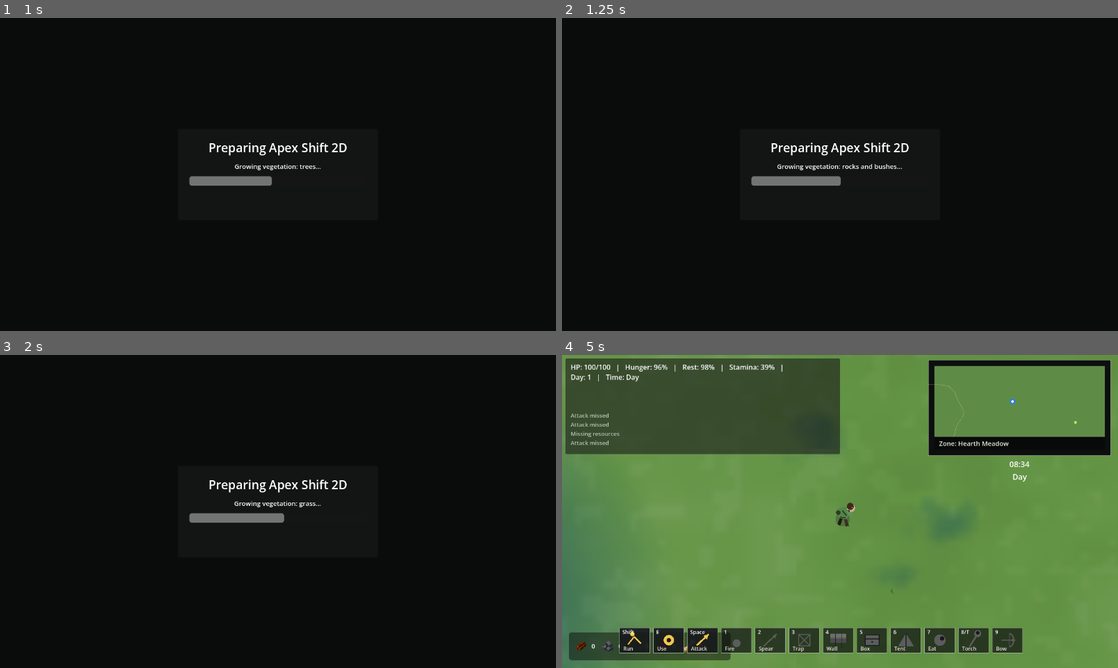
Above: before the commit, frames 1-4 (two rows, left to right).
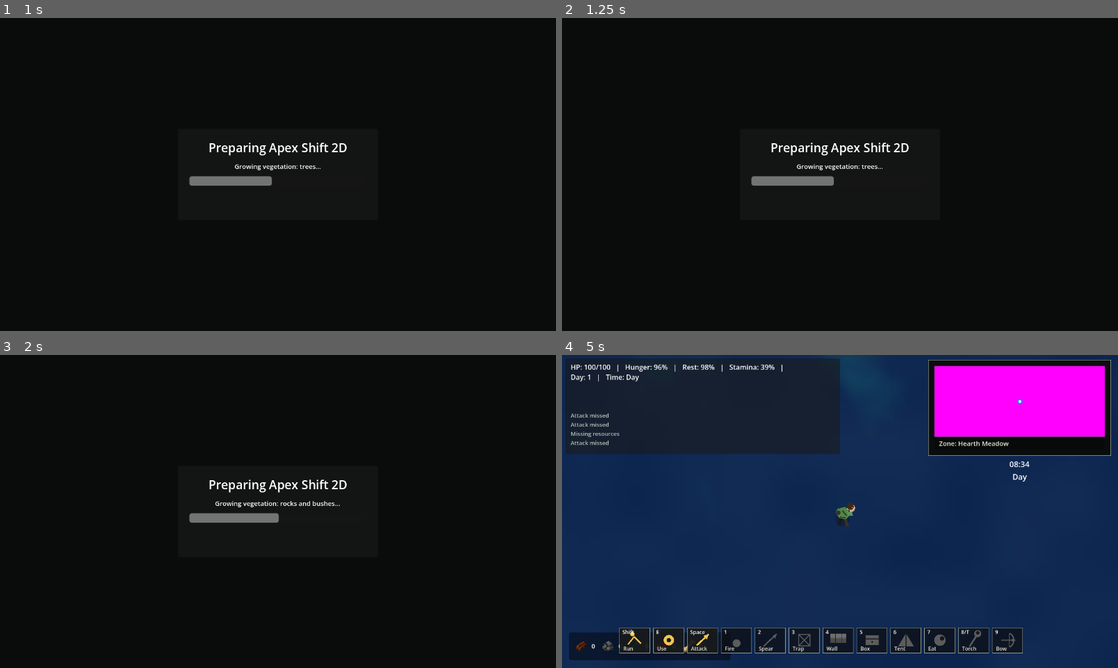
Above: after the commit, the same moments.

Repository: krisstoof/apex-shift-2d
Game: Godot game, scene res://scenes/ui/start_menu.tscn
Same seed, same stepped clock (60 frames per second), same inputs: the game is played once before the commit and once after it.
Inputs (mouse positions are in pixels of both pictures, inside the frame that each line leads up to):
- Up to frame 1 (1 s): click "New Game" at 0.5 s
- Up to frame 2 (1.25 s): no input
- Up to frame 3 (2 s): tap Enter at 1.25 s; move the mouse to (400, 495) at 1.27 s; hold D (move_right) from 1.28 s (still down); hold Shift from 1.28 s (still down); click (400, 495) at 1.42 s; tap Space at 1.52 s
- Up to frame 4 (5 s): tap Space at 2, 2.27, 3.5, 3.77, 4.52 s; move the mouse to (728, 527) at 2.02 s; release D (move_right) at 2.03 s; release Shift at 2.03 s; hold S (move_down) 2.03-2.78 s; tap E at 2.1 s; tap Enter at 2.75 s; move the mouse to (895, 442) at 2.77 s; hold D (move_right) 2.78-3.53 s; tap 1 at 2.85 s; move the mouse to (812, 574) at 3.52 s; hold W (move_up) 3.53-4.28 s; tap 2 at 3.6 s; click (812, 574) at 3.67 s; move the mouse to (1006, 558) at 4.27 s; hold A (move_left) from 4.28 s (still down); tap 3 at 4.35 s

Frame 1 is identical in both runs. In frame 2, 0.2% of the frame differs, in the area x 38-62%, y 46-54%; in frame 3, 0.2%; in frame 4, 94%, in the area x 0-100%, y 0-100%.
Error after the commit: Parse Error: Could not resolve external class member "from_layout". (res://scripts/world/world_generator.gd:87)

Commit message:
#253

Diff:
--- /dev/null
+++ b/scripts/core/world/world_generation_hash.gd
@@ -0,0 +1,93 @@
+extends RefCounted
+
+const WORLD_GENERATION_RESULT := preload("res://scripts/core/world/world_generation_result.gd")
+
+
+static func compute_from_result(result) -> String:
+	if result == null:
+		return ""
+	return compute_from_payload(_build_payload_from_result(result))
+
+
+static func compute_from_layout(layout: Dictionary) -> String:
+	return compute_from_result(WORLD_GENERATION_RESULT.from_layout(layout))
+
+
+static func compute_from_payload(payload: Dictionary) -> String:
+	var normalized: Variant = _normalize_value(payload)
+	var json := JSON.stringify(normalized)
+	return str(hash(json))
+
+
+static func _build_payload_from_result(result) -> Dictionary:
+	return {
+		"seed": result.seed,
+		"generator_version": result.generator_version,
+		"world_rect": _rect_to_payload(result.world_rect),
+		"terrain_counts": result.terrain_counts,
+		"biome_coverage": result.biome_coverage,
+		"biomes": _normalize_dict_array(result.biome_regions),
+		"landmarks": _normalize_dict_array(result.landmarks),
+		"player_spawn_position": _vector_to_payload(result.player_spawn_position),
+		"resource_spawns": _normalize_dict_array(result.resource_spawns),
+		"creature_spawns": _normalize_dict_array(result.creature_spawns)
+	}
+
+
+static func _rect_to_payload(rect: Rect2) -> Dictionary:
+	return {
+		"x": rect.position.x,
+		"y": rect.position.y,
+		"w": rect.size.x,
+		"h": rect.size.y
+	}
+
+
+static func _vector_to_payload(value: Vector2) -> Dictionary:
+	return {
+		"x": value.x,
+		"y": value.y
+	}
+
+
+static func _normalize_dict_array(value: Array) -> Array:
+	var result: Array = []
+	for item in value:
+		result.append(_normalize_value(item))
+	return result
+
+
+static func _normalize_value(value: Variant) -> Variant:
+	match typeof(value):
+		TYPE_DICTIONARY:
+			var source := Dictionary(value)
+			var normalized := {}
+			var keys := source.keys()
+			keys.sort()
+			for key in keys:
+				normalized[str(key)] = _normalize_value(source[key])
+			return normalized
+		TYPE_ARRAY:
+			var normalized_array: Array = []
+			for item in Array(value):
+				normalized_array.append(_normalize_value(item))
+			return normalized_array
+		TYPE_VECTOR2:
+			return _vector_to_payload(Vector2(value))
+		TYPE_VECTOR2I:
+			var vector_i := Vector2i(value)
+			return {"x": vector_i.x, "y": vector_i.y}
+		TYPE_RECT2:
+			return _rect_to_payload(Rect2(value))
+		TYPE_RECT2I:
+			var rect_i := Rect2i(value)
+			return {
+				"x": rect_i.position.x,
+				"y": rect_i.position.y,
+				"w": rect_i.size.x,
+				"h": rect_i.size.y
+			}
+		TYPE_FLOAT:
+			return snappedf(float(value), 0.0001)
+		_:
+			return value
--- /dev/null
+++ b/scripts/core/world/world_generation_result.gd
@@ -0,0 +1,127 @@
+extends RefCounted
+
+const WORLD_GENERATION_RESULT_SCRIPT := preload("res://scripts/core/world/world_generation_result.gd")
+const WORLD_GENERATION_SUMMARY := preload("res://scripts/core/world/world_generation_summary.gd")
+const WORLD_GENERATION_HASH := preload("res://scripts/core/world/world_generation_hash.gd")
+
+var seed: int = 0
+var generator_version: String = ""
+var world_rect: Rect2 = Rect2()
+
+var maps: Dictionary = {}
+var terrain_counts: Dictionary = {}
+var land_water_layout: Dictionary = {}
+var topography: Dictionary = {}
+
+var biome_regions: Array[Dictionary] = []
+var biome_coverage: Dictionary = {}
+
+var landmarks: Array[Dictionary] = []
+var player_spawn_position: Vector2 = Vector2.ZERO
+var resource_spawns: Array[Dictionary] = []
+var creature_spawns: Array[Dictionary] = []
+
+var debug_stats: Dictionary = {}
+var generation_hash: String = ""
+
+var landmark_points: Array[Dictionary]:
+	get:
+		return landmarks
+	set(value):
+		landmarks = _copy_dict_array(value)
+
+var resource_zones: Array[Dictionary]:
+	get:
+		return resource_spawns
+	set(value):
+		resource_spawns = _copy_dict_array(value)
+
+var creature_spawn_zones: Array[Dictionary]:
+	get:
+		return creature_spawns
+	set(value):
+		creature_spawns = _copy_dict_array(value)
+
+
+static func from_layout(layout: Dictionary) -> WorldGenerationResult:
+	var result := WORLD_GENERATION_RESULT_SCRIPT.new()
+	result.seed = int(layout.get("seed", 0))
+	result.generator_version = str(layout.get("generator_rules_version", layout.get("version", "")))
+	result.world_rect = Rect2(layout.get("world_rect", Rect2()))
+	result.maps = Dictionary(layout.get("maps", {})).duplicate(true)
+	result.biome_regions = _copy_dict_array(layout.get("biomes", []))
+	result.landmarks = _copy_dict_array(layout.get("landmarks", []))
+	result.resource_spawns = _copy_dict_array(layout.get("resource_zones", []))
+	result.creature_spawns = _copy_dict_array(layout.get("creature_spawn_zones", []))
+	result.player_spawn_position = Vector2(layout.get("player_spawn_position", layout.get("player_spawn", Vector2.ZERO)))
+	result.debug_stats = Dictionary(layout.get("debug", {})).duplicate(true)
+	result.terrain_counts = Dictionary(result.debug_stats.get("terrain_counts", {})).duplicate(true)
+	result.biome_coverage = Dictionary(result.debug_stats.get("biome_coverage", {})).duplicate(true)
+	result.land_water_layout = _extract_land_water_layout(layout, result.debug_stats)
+	result.topography = _extract_topography(layout, result.debug_stats)
+	result.generation_hash = str(layout.get("generation_hash", ""))
+	if result.generation_hash.is_empty():
+		result.generation_hash = WORLD_GENERATION_HASH.compute_from_result(result)
+	return result
+
+
+func to_summary():
+	return WORLD_GENERATION_SUMMARY.from_result(self)
+
+
+func compute_hash() -> String:
+	return WORLD_GENERATION_HASH.compute_from_result(self)
+
+
+static func compute_hash_from_layout(layout: Dictionary) -> String:
+	return WORLD_GENERATION_HASH.compute_from_layout(layout)
+
+
+func to_dict() -> Dictionary:
+	return {
+		"seed": seed,
+		"generator_version": generator_version,
+		"world_rect": world_rect,
+		"maps": maps.duplicate(true),
+		"land_water_layout": land_water_layout.duplicate(true),
+		"topography": topography.duplicate(true),
+		"biomes": _copy_dict_array(biome_regions),
+		"biome_coverage": biome_coverage.duplicate(true),
+		"landmarks": _copy_dict_array(landmarks),
+		"player_spawn_position": player_spawn_position,
+		"resource_spawns": _copy_dict_array(resource_spawns),
+		"creature_spawns": _copy_dict_array(creature_spawns),
+		"debug": debug_stats.duplicate(true),
+		"generation_hash": generation_hash
+	}
+
+
+func to_debug_dict() -> Dictionary:
+	var summary: Dictionary = to_summary().to_dict()
+	return summary
+
+
+func to_json_dump() -> String:
+	return JSON.stringify(to_debug_dict(), "\t")
+
+
+static func _copy_dict_array(value: Variant) -> Array[Dictionary]:
+	var copied: Array[Dictionary] = []
+	for item in Array(value):
+		copied.append(Dictionary(item).duplicate(true))
+	return copied
+
+
+static func _extract_land_water_layout(layout: Dictionary, debug: Dictionary) -> Dictionary:
+	var terrain_counts := Dictionary(debug.get("terrain_counts", {})).duplicate(true)
+	return {
+		"terrain_counts": terrain_counts,
+		"maps": Dictionary(layout.get("maps", {})).duplicate(true)
+	}
+
+
+static func _extract_topography(layout: Dictionary, debug: Dictionary) -> Dictionary:
+	var topography := Dictionary(layout.get("topography", {})).duplicate(true)
+	if topography.is_empty():
+		topography = Dictionary(debug.get("topography", {})).duplicate(true)
+	return topography
--- /dev/null
+++ b/scripts/core/world/world_generation_summary.gd
@@ -0,0 +1,65 @@
+extends RefCounted
+
+const WORLD_GENERATION_RESULT := preload("res://scripts/core/world/world_generation_result.gd")
+const WORLD_GENERATION_SUMMARY_SCRIPT := preload("res://scripts/core/world/world_generation_summary.gd")
+
+var seed: int = 0
+var generator_version: String = ""
+var world_rect: Rect2 = Rect2()
+
+var biome_count: int = 0
+var landmark_count: int = 0
+var resource_spawn_count: int = 0
+var creature_spawn_count: int = 0
+
+var player_spawn_position: Vector2 = Vector2.ZERO
+var terrain_counts: Dictionary = {}
+var biome_coverage: Dictionary = {}
+var generation_hash: String = ""
+
+
+static func from_result(result):
+	var summary: RefCounted = WORLD_GENERATION_SUMMARY_SCRIPT.new()
+	if result == null:
+		return summary
+
+	summary.seed = result.seed
+	summary.generator_version = result.generator_version
+	summary.world_rect = result.world_rect
+	summary.biome_count = result.biome_regions.size()
+	summary.landmark_count = result.landmarks.size()
+	summary.resource_spawn_count = result.resource_spawns.size()
+	summary.creature_spawn_count = result.creature_spawns.size()
+	summary.player_spawn_position = result.player_spawn_position
+	summary.terrain_counts = result.terrain_counts.duplicate(true)
+	summary.biome_coverage = result.biome_coverage.duplicate(true)
+	summary.generation_hash = result.generation_hash
+	if summary.generation_hash.is_empty():
+		summary.generation_hash = result.compute_hash()
+	return summary
+
+
+static func from_layout(layout: Dictionary):
+	return from_result(WORLD_GENERATION_RESULT.from_layout(layout))
+
+
+func to_dict() -> Dictionary:
+	return {
+		"seed": seed,
+		"generator_version": generator_version,
+		"world_rect": world_rect,
+		"world_rect_text": str(world_rect),
+		"biome_count": biome_count,
+		"landmark_count": landmark_count,
+		"resource_spawn_count": resource_spawn_count,
+		"creature_spawn_count": creature_spawn_count,
+		"player_spawn_position": player_spawn_position,
+		"player_spawn_text": str(player_spawn_position),
+		"terrain_counts": terrain_counts.duplicate(true),
+		"biome_coverage": biome_coverage.duplicate(true),
+		"generation_hash": generation_hash
+	}
+
+
+func to_json_dump() -> String:
+	return JSON.stringify(to_dict(), "\t")
--- a/scripts/world/world_generation_result.gd
+++ b/scripts/world/world_generation_result.gd
@@ -1,81 +1 @@
-extends RefCounted
-class_name WorldGenerationResult
-
-## Immutable container for the complete output of a world generation pass.
-## Generated by WorldGenerator.generate_world() via from_layout().
-## Used by WorldGenerationValidator, debug tools, and save/load verification.
-
-var seed: int = 0
-var generator_version: String = ""
-var world_rect: Rect2 = Rect2()
-
-var biome_regions: Array[Dictionary] = []
-var terrain_counts: Dictionary = {}
-var biome_coverage: Dictionary = {}
-var landmark_points: Array[Dictionary] = []
-var resource_zones: Array[Dictionary] = []
-var creature_spawn_zones: Array[Dictionary] = []
-var player_spawn_position: Vector2 = Vector2.ZERO
-var debug_stats: Dictionary = {}
-var generation_hash: String = ""
-
-
-## Create a WorldGenerationResult from the raw layout Dictionary
-## returned by WorldGenerator.generate_world().
-static func from_layout(layout: Dictionary) -> WorldGenerationResult:
-	var result := WorldGenerationResult.new()
-	result.seed = int(layout.get("seed", 0))
-	result.generator_version = str(layout.get("generator_rules_version", ""))
-	result.world_rect = Rect2(layout.get("world_rect", Rect2()))
-	result.biome_regions = Array(layout.get("biomes", []))
-	result.resource_zones = Array(layout.get("resource_zones", []))
-	result.creature_spawn_zones = Array(layout.get("creature_spawn_zones", []))
-	result.landmark_points = Array(layout.get("landmarks", []))
-	result.debug_stats = Dictionary(layout.get("debug", {}))
-	result.terrain_counts = Dictionary(result.debug_stats.get("terrain_counts", {}))
-	result.biome_coverage = Dictionary(result.debug_stats.get("biome_coverage", {}))
-	result.generation_hash = WorldGenerationResult.compute_hash_from_layout(layout)
-	return result
-
-
-## Compute a stable hash of the key generation outputs.
-## Same seed + same generator version must produce the same hash.
-## Rendering settings, UI settings, and texture budgets must NOT affect this hash.
-static func compute_hash_from_layout(layout: Dictionary) -> String:
-	var debug := Dictionary(layout.get("debug", {}))
-	# Use stable, deterministic fields only.
-	# terrain_counts and biome_coverage are computed from noise — same seed = same values.
-	var payload := {
-		"seed": int(layout.get("seed", 0)),
-		"version": str(layout.get("generator_rules_version", "")),
-		"world_rect_x": float(Rect2(layout.get("world_rect", Rect2())).position.x),
-		"world_rect_y": float(Rect2(layout.get("world_rect", Rect2())).position.y),
-		"world_rect_w": float(Rect2(layout.get("world_rect", Rect2())).size.x),
-		"world_rect_h": float(Rect2(layout.get("world_rect", Rect2())).size.y),
-		"terrain_counts": Dictionary(debug.get("terrain_counts", {})),
-		"biome_coverage": Dictionary(debug.get("biome_coverage", {})),
-		"spawn_zone_count": Array(layout.get("creature_spawn_zones", [])).size(),
-		"biome_count": Array(layout.get("biomes", [])).size(),
-	}
-	return str(hash(JSON.stringify(payload)))
-
-
-## Return a flat Dictionary suitable for logging, debug panels, and JSON dumps.
-func to_debug_dict() -> Dictionary:
-	return {
-		"seed": seed,
-		"generator_version": generator_version,
-		"world_rect": str(world_rect),
-		"biome_region_count": biome_regions.size(),
-		"resource_zone_count": resource_zones.size(),
-		"creature_spawn_zone_count": creature_spawn_zones.size(),
-		"landmark_count": landmark_points.size(),
-		"terrain_counts": terrain_counts.duplicate(),
-		"biome_coverage": biome_coverage.duplicate(),
-		"generation_hash": generation_hash,
-	}
-
-
-## Serialize to a pretty-printed JSON string for file dumps and reproducibility testing.
-func to_json_dump() -> String:
-	return JSON.stringify(to_debug_dict(), "\t")
+extends "res://scripts/core/world/world_generation_result.gd"
--- a/scripts/world/world_generation_validator.gd
+++ b/scripts/world/world_generation_validator.gd
@@ -1,5 +1,7 @@
 extends RefCounted
 class_name WorldGenerationValidator
+
+const WORLD_GENERATION_RESULT := preload("res://scripts/core/world/world_generation_result.gd")
 
 ## Validates a WorldGenerationResult against hard rules that must hold
 ## for a world to be correct and playable.
@@ -16,7 +18,7 @@
 ## Run all checks on the given result using the generator for spatial queries.
 ## generator must expose get_terrain_zone(position: Vector2) -> String.
 ## Returns: { valid, errors: Array[String], warnings: Array[String] }
-func validate(result: WorldGenerationResult, generator: Object) -> Dictionary:
+func validate(result, generator: Object) -> Dictionary:
 	var errors: Array[String] = []
 	var warnings: Array[String] = []
 
@@ -34,15 +36,15 @@
 	}
 
 
-func _check_world_rect(result: WorldGenerationResult, errors: Array[String]) -> void:
+func _check_world_rect(result, errors: Array[String]) -> void:
 	if result.world_rect.size.x <= 0.0 or result.world_rect.size.y <= 0.0:
 		errors.append("world_rect has zero or negative size: %s" % result.world_rect)
 
 
-func _check_creature_spawn_zones(result: WorldGenerationResult, generator: Object, errors: Array[String]) -> void:
+func _check_creature_spawn_zones(result, generator: Object, errors: Array[String]) -> void:
 	if not generator.has_method("get_terrain_zone"):
 		return
-	var world_rect := result.world_rect
+	var world_rect: Rect2 = result.world_rect
 	for zone_value in result.creature_spawn_zones:
 		var zone := Dictionary(zone_value)
 		var zone_id := str(zone.get("id", "?"))
@@ -57,7 +59,7 @@
 			errors.append("Spawn zone '%s' in water (terrain=%s) at %s" % [zone_id, terrain, pos])
 
 
-func _check_biome_coverage(result: WorldGenerationResult, warnings: Array[String]) -> void:
+func _check_biome_coverage(result, warnings: Array[String]) -> void:
 	if result.biome_regions.is_empty():
 		warnings.append("No biome regions in generation result")
 		return
@@ -71,8 +73,8 @@
 			])
 
 
-func _check_terrain_coverage(result: WorldGenerationResult, warnings: Array[String]) -> void:
-	var counts := result.terrain_counts
+func _check_terrain_coverage(result, warnings: Array[String]) -> void:
+	var counts: Dictionary = result.terrain_counts
 	if counts.is_empty():
 		return
 	var total := 0
--- a/scripts/world/world_generator.gd
+++ b/scripts/world/world_generator.gd
@@ -4,7 +4,7 @@
 const GEN_CONFIG := preload("res://scripts/world/world_generation_config.gd")
 const WORLD_CONFIG := preload("res://scripts/world/world_config.gd")
 const GAME_BALANCE := preload("res://scripts/systems/game_balance.gd")
-const WORLD_GENERATION_RESULT := preload("res://scripts/world/world_generation_result.gd")
+const WORLD_GENERATION_RESULT := preload("res://scripts/core/world/world_generation_result.gd")
 const WORLD_GENERATION_VALIDATOR := preload("res://scripts/world/world_generation_validator.gd")
 const BIOME_GENERATOR := preload("res://scripts/world/biome_generator.gd")
 const GENERATOR_RULES_VERSION := "v5"
@@ -82,7 +82,7 @@
 
 
 ## Generate a world and wrap the result in a typed WorldGenerationResult object.
-func generate_world_with_result(p_seed: int = 0) -> WorldGenerationResult:
+func generate_world_with_result(p_seed: int = 0):
 	var layout := generate_world(p_seed)
 	return WORLD_GENERATION_RESULT.from_layout(layout)
 
--- /dev/null
+++ b/tests/unit/test_core_world_generation_result.gd
@@ -0,0 +1,81 @@
+extends RefCounted
+
+const WORLD_GENERATOR := preload("res://scripts/world/world_generator.gd")
+const WORLD_GENERATION_RESULT := preload("res://scripts/core/world/world_generation_result.gd")
+const WORLD_GENERATION_SUMMARY := preload("res://scripts/core/world/world_generation_summary.gd")
+const WORLD_GENERATION_HASH := preload("res://scripts/core/world/world_generation_hash.gd")
+const TEST_UTILS := preload("res://tests/unit/test_utils.gd")
+
+
+func run() -> Array[String]:
+	var failures: Array[String] = []
+	_test_result_from_layout_contains_generation_data(failures)
+	_test_summary_from_result_contains_stable_counts(failures)
+	_test_hash_is_stable_for_same_seed(failures)
+	_test_hash_changes_for_different_seed(failures)
+	_test_result_does_not_require_nodes(failures)
+	return failures
+
+
+func _test_result_from_layout_contains_generation_data(failures: Array[String]) -> void:
+	var generator := WORLD_GENERATOR.new()
+	var layout := generator.generate_world(42)
+	var result := WORLD_GENERATION_RESULT.from_layout(layout)
+
+	TEST_UTILS.expect_equal(result.seed, 42, failures, "WorldGenerationResult should preserve seed")
+	TEST_UTILS.expect(result.world_rect.size.x > 0.0, failures, "WorldGenerationResult should preserve world rect width")
+	TEST_UTILS.expect(result.world_rect.size.y > 0.0, failures, "WorldGenerationResult should preserve world rect height")
+	TEST_UTILS.expect(not result.biome_regions.is_empty(), failures, "WorldGenerationResult should contain biomes")
+	TEST_UTILS.expect(not result.landmarks.is_empty(), failures, "WorldGenerationResult should contain landmarks")
+	TEST_UTILS.expect(not result.resource_spawns.is_empty(), failures, "WorldGenerationResult should contain resource spawn data")
+	TEST_UTILS.expect(not result.creature_spawns.is_empty(), failures, "WorldGenerationResult should contain creature spawn data")
+	TEST_UTILS.expect(not result.debug_stats.is_empty(), failures, "WorldGenerationResult should contain debug stats")
+	TEST_UTILS.expect(not result.generation_hash.is_empty(), failures, "WorldGenerationResult should contain generation hash")
+
+
+func _test_summary_from_result_contains_stable_counts(failures: Array[String]) -> void:
+	var generator := WORLD_GENERATOR.new()
+	var layout := generator.generate_world(42)
+	var result := WORLD_GENERATION_RESULT.from_layout(layout)
+	var summary: Object = result.to_summary()
+
+	TEST_UTILS.expect_equal(summary.seed, result.seed, failures, "WorldGenerationSummary should preserve seed")
+	TEST_UTILS.expect_equal(summary.biome_count, result.biome_regions.size(), failures, "WorldGenerationSummary should count biomes")
+	TEST_UTILS.expect_equal(summary.landmark_count, result.landmarks.size(), failures, "WorldGenerationSummary should count landmarks")
+	TEST_UTILS.expect_equal(summary.resource_spawn_count, result.resource_spawns.size(), failures, "WorldGenerationSummary should count resource spawns")
+	TEST_UTILS.expect_equal(summary.creature_spawn_count, result.creature_spawns.size(), failures, "WorldGenerationSummary should count creature spawns")
+	TEST_UTILS.expect_equal(summary.generation_hash, result.generation_hash, failures, "WorldGenerationSummary should preserve hash")
+
+
+func _test_hash_is_stable_for_same_seed(failures: Array[String]) -> void:
+	var generator_a := WORLD_GENERATOR.new()
+	var generator_b := WORLD_GENERATOR.new()
+
+	var layout_a := generator_a.generate_world(12345)
+	var layout_b := generator_b.generate_world(12345)
+
+	var hash_a := WORLD_GENERATION_RESULT.compute_hash_from_layout(layout_a)
+	var hash_b := WORLD_GENERATION_RESULT.compute_hash_from_layout(layout_b)
+
+	TEST_UTILS.expect_equal(hash_a, hash_b, failures, "WorldGenerationHash should be stable for same seed")
+
+
+func _test_hash_changes_for_different_seed(failures: Array[String]) -> void:
+	var generator_a := WORLD_GENERATOR.new()
+	var generator_b := WORLD_GENERATOR.new()
+
+	var layout_a := generator_a.generate_world(42)
+	var layout_b := generator_b.generate_world(1337)
+
+	var hash_a := WORLD_GENERATION_RESULT.compute_hash_from_layout(layout_a)
+	var hash_b := WORLD_GENERATION_RESULT.compute_hash_from_layout(layout_b)
+
+	TEST_UTILS.expect(hash_a != hash_b, failures, "WorldGenerationHash should usually change for different seeds")
+
+
+func _test_result_does_not_require_nodes(failures: Array[String]) -> void:
+	var result := WORLD_GENERATION_RESULT.new()
+	var summary: Object = result.to_summary()
+
+	TEST_UTILS.expect(result is RefCounted, failures, "WorldGenerationResult should be RefCounted")
+	TEST_UTILS.expect(summary is RefCounted, failures, "WorldGenerationSummary should be RefCounted")
--- a/tests/unit/test_world_generation_stability.gd
+++ b/tests/unit/test_world_generation_stability.gd
@@ -9,7 +9,7 @@
 ##
 ## These tests run pure data generation — no scene tree required.
 
-const WORLD_GENERATION_RESULT := preload("res://scripts/world/world_generation_result.gd")
+const WORLD_GENERATION_RESULT := preload("res://scripts/core/world/world_generation_result.gd")
 const WORLD_GENERATION_VALIDATOR := preload("res://scripts/world/world_generation_validator.gd")
 
 # Seeds that appear in benchmark logs or have special significance.
--- a/tests/unit_test_runner.gd
+++ b/tests/unit_test_runner.gd
@@ -14,6 +14,7 @@
 const RESOURCE_NODE_TESTS := preload("res://tests/unit/test_resource_node.gd")
 const WORLD_SPATIAL_INDEX_TESTS := preload("res://tests/unit/test_world_spatial_index.gd")
 const CORE_COMMON_TYPES_TESTS := preload("res://tests/unit/test_core_common_types.gd")
+const CORE_WORLD_GENERATION_RESULT_TESTS := preload("res://tests/unit/test_core_world_generation_result.gd")
 const INVENTORY_TESTS := preload("res://tests/unit/test_inventory.gd")
 const GAME_BALANCE_TESTS := preload("res://tests/unit/test_game_balance.gd")
 const ECOSYSTEM_DIRECTOR_TESTS := preload("res://tests/unit/test_ecosystem_director.gd")
@@ -134,6 +135,7 @@
 	await _run_suite("ResourceNode", RESOURCE_NODE_TESTS.new(), failures)
 	await _run_suite("WorldSpatialIndex", WORLD_SPATIAL_INDEX_TESTS.new(), failures)
 	await _run_suite("CoreCommonTypes", CORE_COMMON_TYPES_TESTS.new(), failures)
+	await _run_suite("CoreWorldGenerationResult", CORE_WORLD_GENERATION_RESULT_TESTS.new(), failures)
 	await _run_suite("Inventory", INVENTORY_TESTS.new(), failures)
 	await _run_suite("GameBalance", GAME_BALANCE_TESTS.new(), failures)
 	await _run_suite("EcosystemDirector", ECOSYSTEM_DIRECTOR_TESTS.new(), failures)
Not shown, added: scripts/core/world/world_generation_hash.gd.uid
Not shown, added: scripts/core/world/world_generation_result.gd.uid
Not shown, added: scripts/core/world/world_generation_summary.gd.uid
Not shown, added: tests/unit/test_core_world_generation_result.gd.uid
